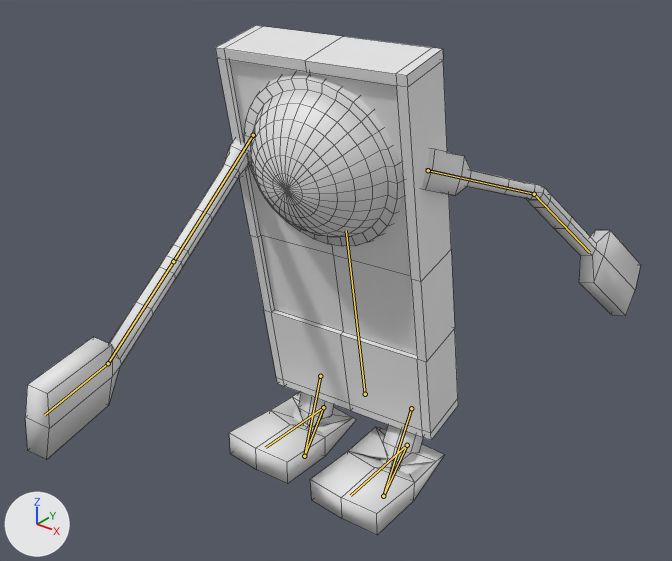
An edit to the FBX model Assets/Models/Hax-bot6.fbx, drawn before and after from the same camera.
One viewpoint serves both versions: a 50 mm lens placed at (2.62, -3.53, 3.14), pointed at (-0.11, -0.12, 1.03). Arrows for +X, +Y and +Z are at lower left; the lights stay in place. Both versions are drawn at frame 21 of the action 'Armature|agh'; the numbers are the values there. The bones that change are drawn over the model as lines. Mesh edges are drawn as thin lines.

In view in the first picture: 'Arm.L', 'Arm.R', 'Bot', 'Leg.L', 'Leg.R'.
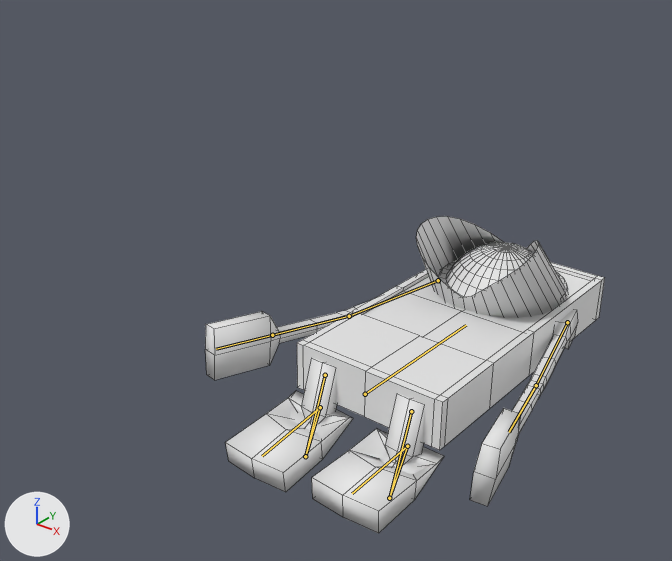
Boxes (x1, y1, x2, y2) around the edits, measured in the pictures (672 x 561 px):
'Bot', posed (27% wider, 44% shorter): before (216, 25, 458, 440); after (297, 216, 605, 450)
'Arm.R', posed: before (25, 139, 249, 460); after (205, 299, 373, 380)
'Arm.L', posed (50% narrower, 17% taller): before (422, 148, 641, 316); after (470, 309, 578, 506)
'Leg.L', posed: before (310, 425, 445, 535); after (312, 393, 444, 533)
'Leg.R', posed: before (229, 392, 356, 484); after (225, 358, 353, 492)
bone 'Spine', root to tip: before (365, 394) to (346, 230); after (365, 394) to (466, 325)
bone 'UArm.L', root to tip: before (428, 170) to (534, 194); after (567, 322) to (536, 385)
bone 'FArm.L', root to tip: before (534, 194) to (589, 252); after (536, 385) to (509, 432)
bone 'Thigh.L', root to tip: before (411, 408) to (383, 496); after (411, 411) to (389, 498)
bone 'Leg.L', root to tip: before (383, 496) to (407, 445); after (389, 498) to (407, 446)
bone 'Foot.L', root to tip: before (407, 445) to (350, 495); after (407, 446) to (352, 493)
bone 'UArm.R', root to tip: before (253, 135) to (173, 261); after (438, 280) to (349, 316)
bone 'FArm.R', root to tip: before (173, 261) to (108, 363); after (349, 316) to (272, 335)
bone 'Hand.R', root to tip: before (108, 363) to (44, 415); after (272, 335) to (216, 349)
bone 'Thigh.R', root to tip: before (320, 376) to (304, 456); after (325, 375) to (305, 456)
bone 'Leg.R', root to tip: before (304, 456) to (323, 407); after (305, 456) to (320, 407)
bone 'Foot.R', root to tip: before (323, 407) to (265, 447); after (320, 407) to (262, 456)

The edits, one by one:
Bone 'Spine' (bone_spine) turns from (10, 5, 0) to (-91, 0, 0) degrees about its own x, y and z.
Bone 'UArm.L' (bone_uarm_l) turns from (-57, 13, -82) to (-2, 3, -77) degrees about its own x, y and z.
Bone 'FArm.L' (bone_farm_l) turns from (5, -11, -25) to (1, -8, -7) degrees about its own x, y and z.
Bone 'Thigh.L' (bone_thigh_l) turns from (3, 4, 37) to (0, 0, -72) degrees about its own x, y and z.
Bone 'Leg.L' (bone_leg_l) turns from (158, 0, 0) to (162, 0, 0) degrees about its own x, y and z.
Bone 'Foot.L' (bone_foot_l) turns from (128, 0, 0) to (142, 0, 0) degrees about its own x, y and z.
Bone 'UArm.R' (bone_uarm_r) turns from (73, -13, 67) to (-2, -3, 77) degrees about its own x, y and z.
Bone 'FArm.R' (bone_farm_r) turns from (-2, -1, 10) to (1, 8, 7) degrees about its own x, y and z.
Bone 'Hand.R' (bone_hand_r) turns from (10, 9, 21) to (0, 0, 0) degrees about its own x, y and z.
Bone 'Thigh.R' (bone_thigh_r) turns from (-3, 6, -24) to (0, 0, 72) degrees about its own x, y and z.
Bone 'Leg.R' (bone_leg_r) turns from (155, 0, 0) to (167, 0, 0) degrees about its own x, y and z.
Bone 'Foot.R' (bone_foot_r) turns from (142, -2, -1) to (142, 0, 0) degrees about its own x, y and z.
